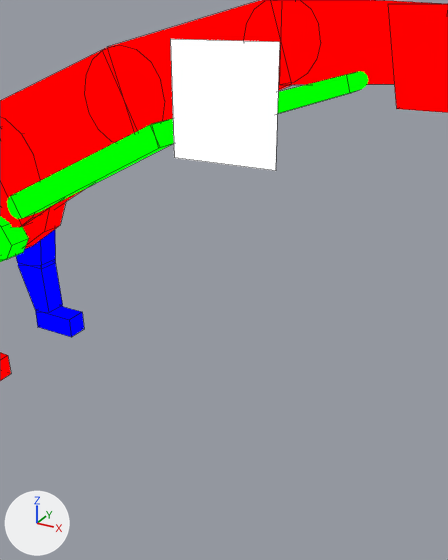
Renders of the Blender file assets-source/blender/motion/diplodocus-stomp.blend from each side of a commit.
Camera for both pictures: a 50 mm lens placed at (148.14, -38.4, 30.83), pointed at (142.17, -27.55, 25.41). The axes (+X, +Y, +Z) are drawn at lower left. The lights are the same throughout. The first picture is the older version. Mesh edges are drawn as thin lines on the coarser meshes.

The first picture shows 'DinoTycoon_Motion_diplodocus_stomp_eye', 'DinoTycoon_Motion_diplodocus_stomp_far_front_1', 'DinoTycoon_Motion_diplodocus_stomp_far_front_foot', 'DinoTycoon_Motion_diplodocus_stomp_head', 'DinoTycoon_Motion_diplodocus_stomp_long_neck_0', 'DinoTycoon_Motion_diplodocus_stomp_long_neck_1', 'DinoTycoon_Motion_diplodocus_stomp_long_neck_2', 'DinoTycoon_Motion_diplodocus_stomp_long_neck_joint_0', 'DinoTycoon_Motion_diplodocus_stomp_long_neck_joint_1', 'DinoTycoon_Motion_diplodocus_stomp_long_neck_joint_2', 'DinoTycoon_Motion_diplodocus_stomp_neck_light_0', 'DinoTycoon_Motion_diplodocus_stomp_neck_light_1' and 9 more.
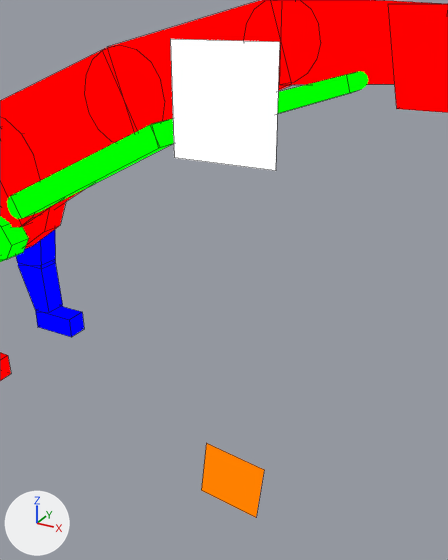
The newer file adds a shape key; the second version is drawn at full value of the shape key 'stomp_04' of 'DinoTycoon_Motion_diplodocus_stomp_eye_white', and the change is written as the vertex moves it makes.

What differs and where, as boxes [x1, y1, x2, y2] in the pictures (448 x 560 px):
'DinoTycoon_Motion_diplodocus_stomp_eye_white', added (orange)
    after: [201, 443, 264, 518]

The change, as a diff of the scene's bpy script:
```diff
--- a/assets-source/blender/motion/diplodocus-stomp.blend.py
+++ b/assets-source/blender/motion/diplodocus-stomp.blend.py
@@ mat_dinotycoon_role_y @@
+mat_dinotycoon_role_y = emission_material('DinoTycoon_Role_Y')
+mat_dinotycoon_role_y.base_color = (1.0, 0.216, 0.0)  # orange #ff8000
@@ me_dinotycoon_motion_diplodocus_stomp_sample_eye_white @@
+me_dinotycoon_motion_diplodocus_stomp_sample_eye_white.from_pydata([(142.54, -29.0, 22.19), (143.93, -29.0, 22.04), (143.77, -29.0, 20.64), (142.38, -29.0, 20.8), (142.54, -29.0, 22.19), (143.93, -29.0, 22.04), (143.77, -29.0, 20.64), (142.38, -29.0, 20.8)], [], [(3, 2, 1, 0), (4, 5, 6, 7), (0, 1, 5, 4), (1, 2, 6, 5), (2, 3, 7, 6), (3, 0, 4, 7)])
+me_dinotycoon_motion_diplodocus_stomp_sample_eye_white.materials.append(mat_dinotycoon_role_y)  # orange #ff8000
@@ ob_dinotycoon_motion_diplodocus_stomp_eye_white @@
+ob_dinotycoon_motion_diplodocus_stomp_eye_white = bpy.data.objects.new('DinoTycoon_Motion_diplodocus_stomp_eye_white', me_dinotycoon_motion_diplodocus_stomp_sample_eye_white)
+ob_dinotycoon_motion_diplodocus_stomp_eye_white.location = (0.0, 0.0, 0.0)
```
